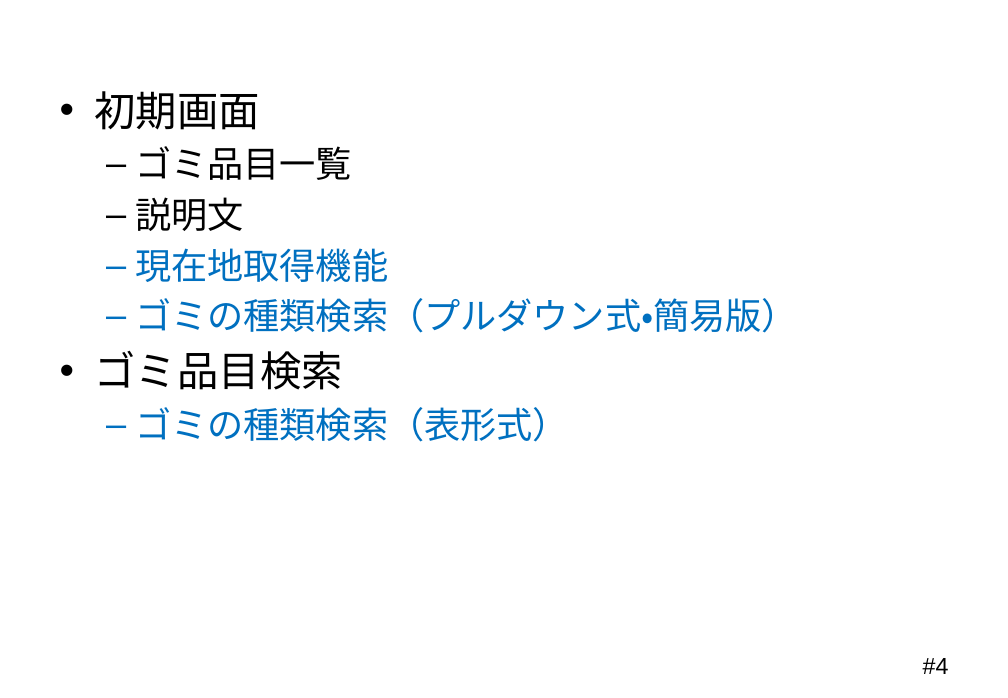
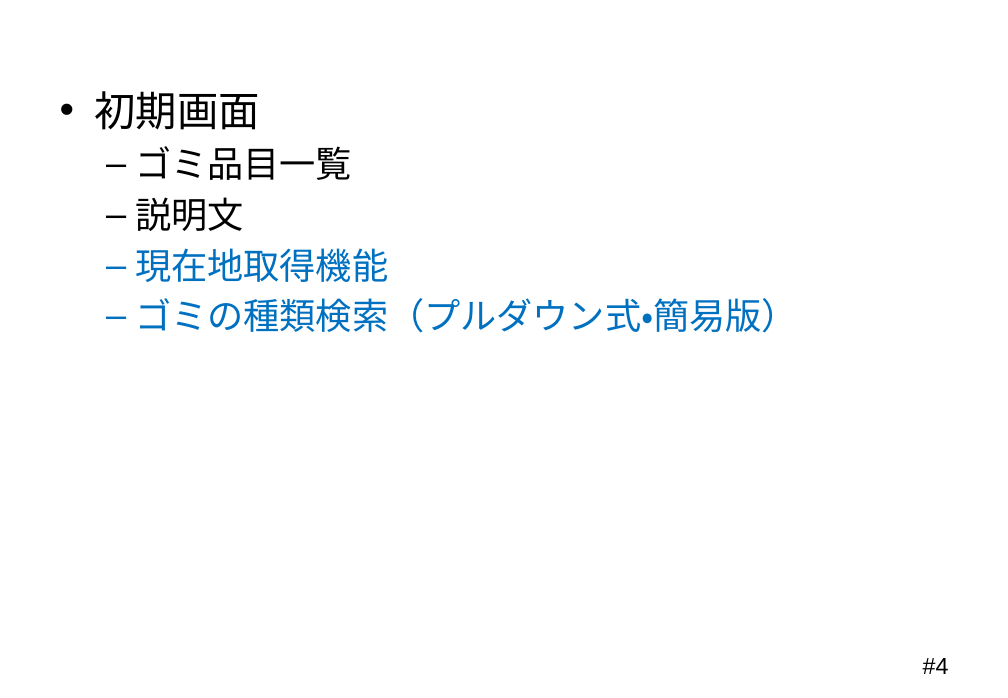
Before and after one commit to Mocchy2/graduation-thesis, a slide deck: slide 4 of 卒業論文 発表用スライド.pptx. Drawn at 1008x698 pixels with LibreOffice and Linux fonts; fonts in the diff are those of the drawing; background and template pictures are left out. Boxes give left, top, right and bottom in pixels: in the first picture for what was removed or moved away, otherwise in the second. Text is boxed around its words. In the diff, an @@ line names an element or a change of style, - is before the commit and + after.

```diff
--- a/卒業論文 発表用スライド.pptx
+++ b/卒業論文 発表用スライド.pptx
@@ text at bbox=[95, 351, 569, 442]: paragraphs removed @@
-• ゴミ品目検索
-  – ゴミの種類検索（表形式）
```
Also in this commit, not shown: 1 other slide changed, 1 slide removed.
